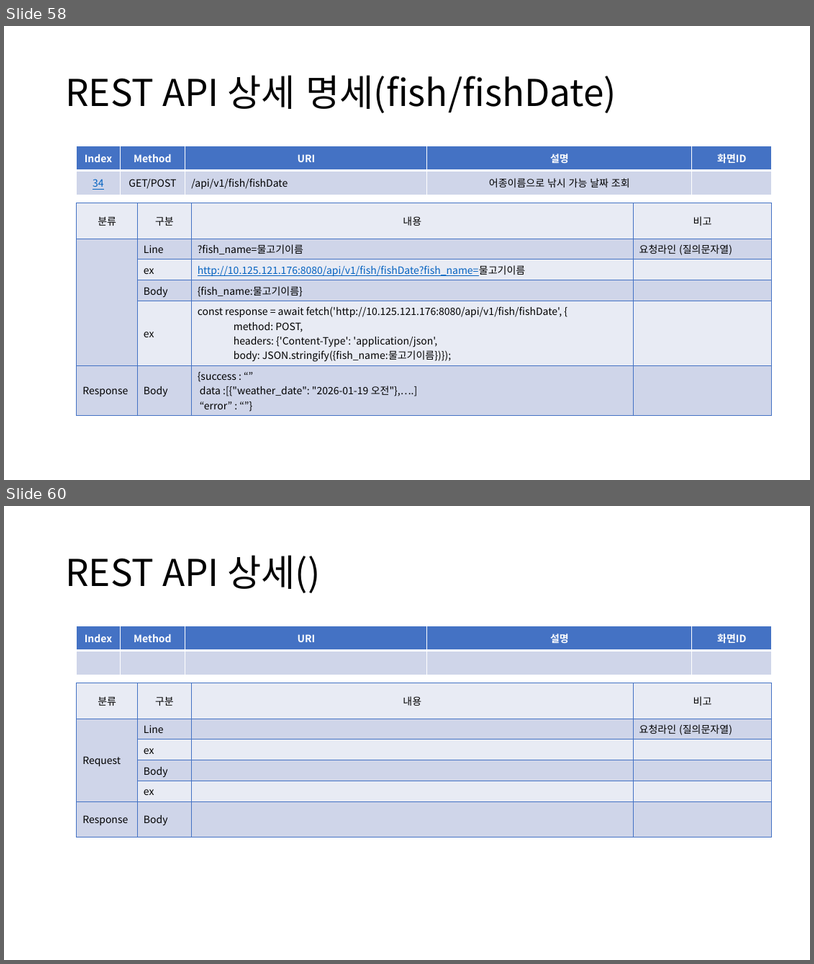
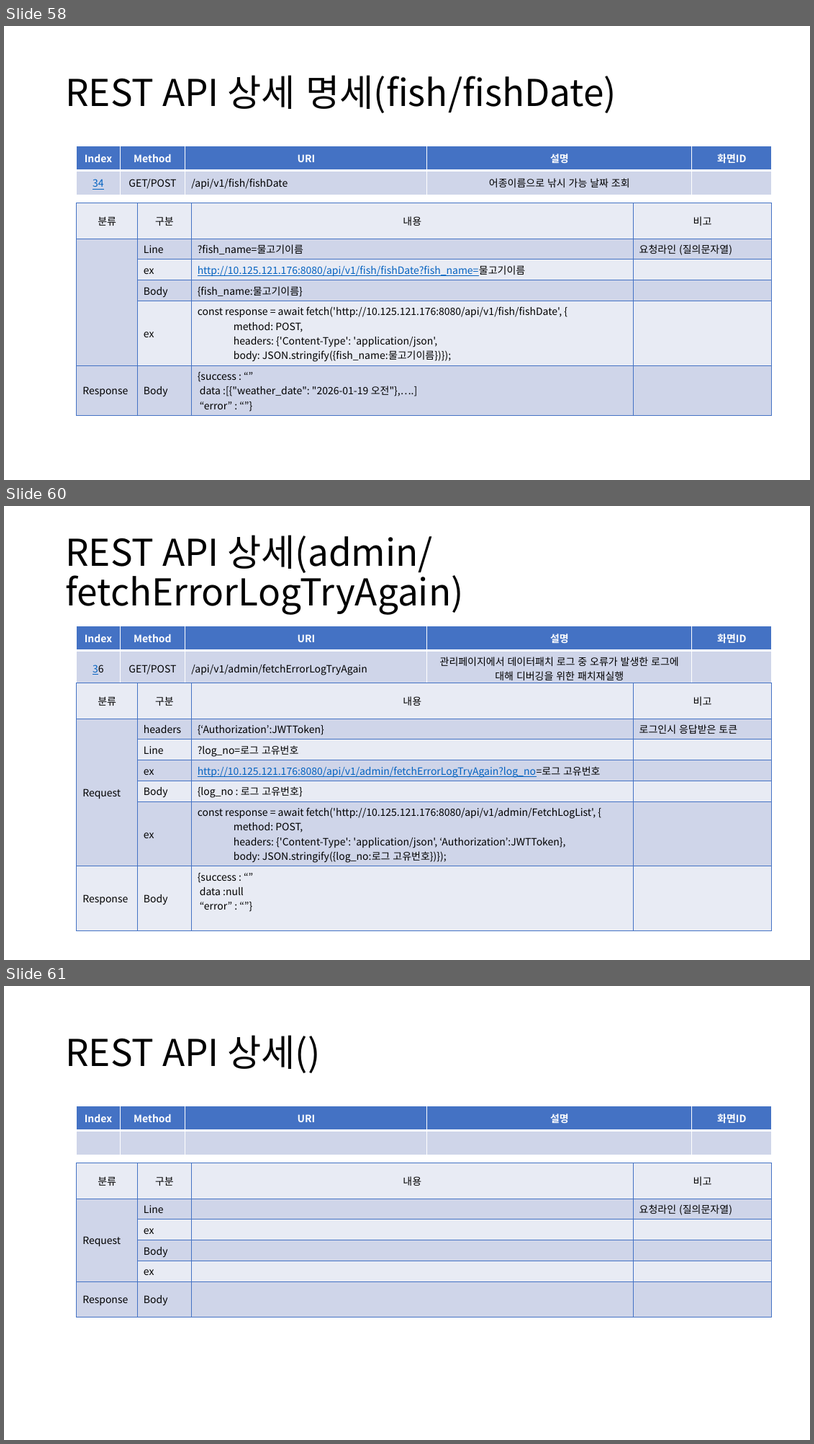
Before and after one commit to sujidaddy/workspace_miniproject, a slide deck: 미니프로젝트계획서제출용.pptx. Shown one above the other, each under a label of ours: slides 58 and 60 before the commit, slides 58, 60 and 61 after it; the slides between them are not shown. The pictures are 814x964 and 814x1444 pixels, drawn with LibreOffice and Linux fonts; fonts in the diff are those of the drawing. Boxes give left, top, right and bottom in pixels: in the first picture for what was removed or moved away, otherwise in the second. Text is boxed around its words. In the diff, an @@ line names an element or a change of style, - is before the commit and + after.

```diff
--- a/미니프로젝트계획서제출용.pptx
+++ b/미니프로젝트계획서제출용.pptx
@@ slide 60 added at <box>4,506,810,960</box>, background #FFFFFF @@
@@ title added at <box>65,535,463,615</box>, 44 pt, text #000000 @@
+REST API 상세(admin/fetchErrorLogTryAgain)
@@ table added at <box>77,626,772,708</box>, 2 rows, 5 columns @@
+Index | Method | URI | 설명 | 화면ID
+36 | GET/POST | /api/v1/admin/fetchErrorLogTryAgain | 관리페이지에서 데이터패치 로그 중 오류가 발생한 로그에 대해 디버깅을 위한 패치재실행 | 
@@ table added at <box>77,683,772,912</box>, 7 rows, 4 columns @@
+분류 | 구분 | 내용 | 비고
+Request | headers | {‘Authorization’:JWTToken} | 로그인시 응답받은 토큰
+ | Line | ?log_no=로그 고유번호 | 
+ | ex | http://10.125.121.176:8080/api/v1/admin/fetchErrorLogTryAgain?log_no=로그 고유번호 | 
+ | Body | {log_no : 로그 고유번호} | 
+ | ex | const response = await fetch('http://10.125.121.176:8080/api/v1/admin/FetchLogList', { / method: POST, / headers: {'Content-Type': 'application/json', ‘Authorization’:JWTToken}, / body: JSON.stringify({log_no:로그 고유번호})}); | 
+Response | Body | {success : “” data :null / “error” : “”} | 
@@ what was slide 60 is now slide 61 @@
```
Also in this commit, not shown: 4 slides changed.
